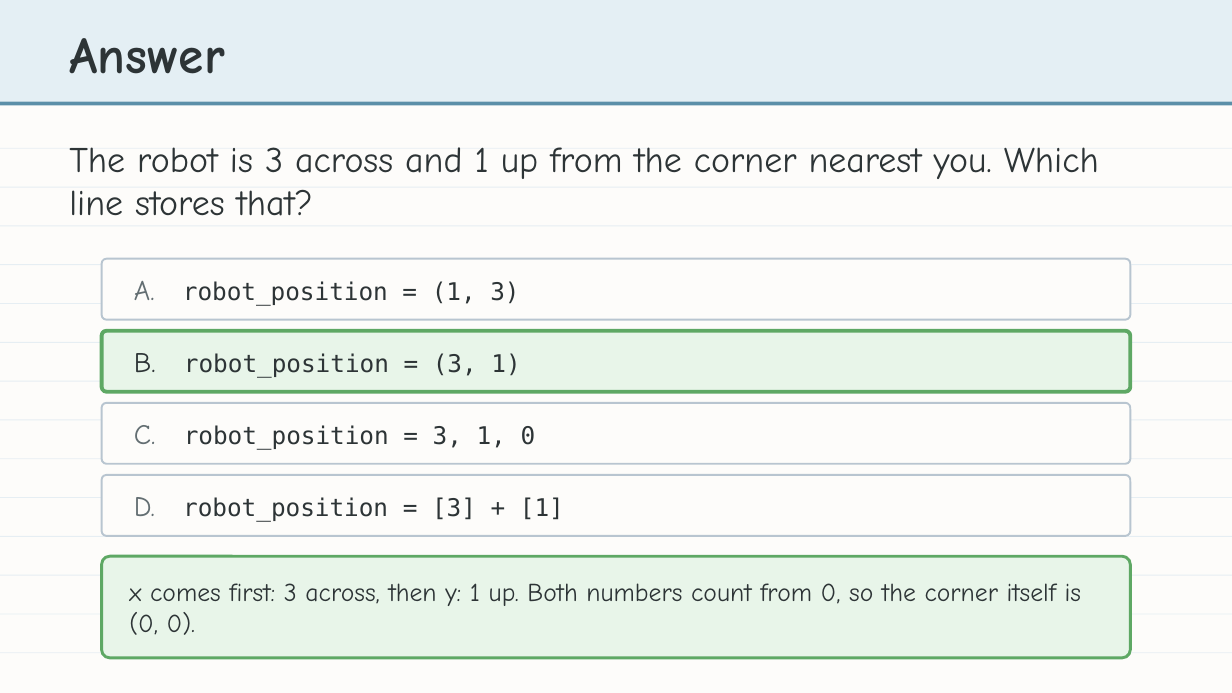
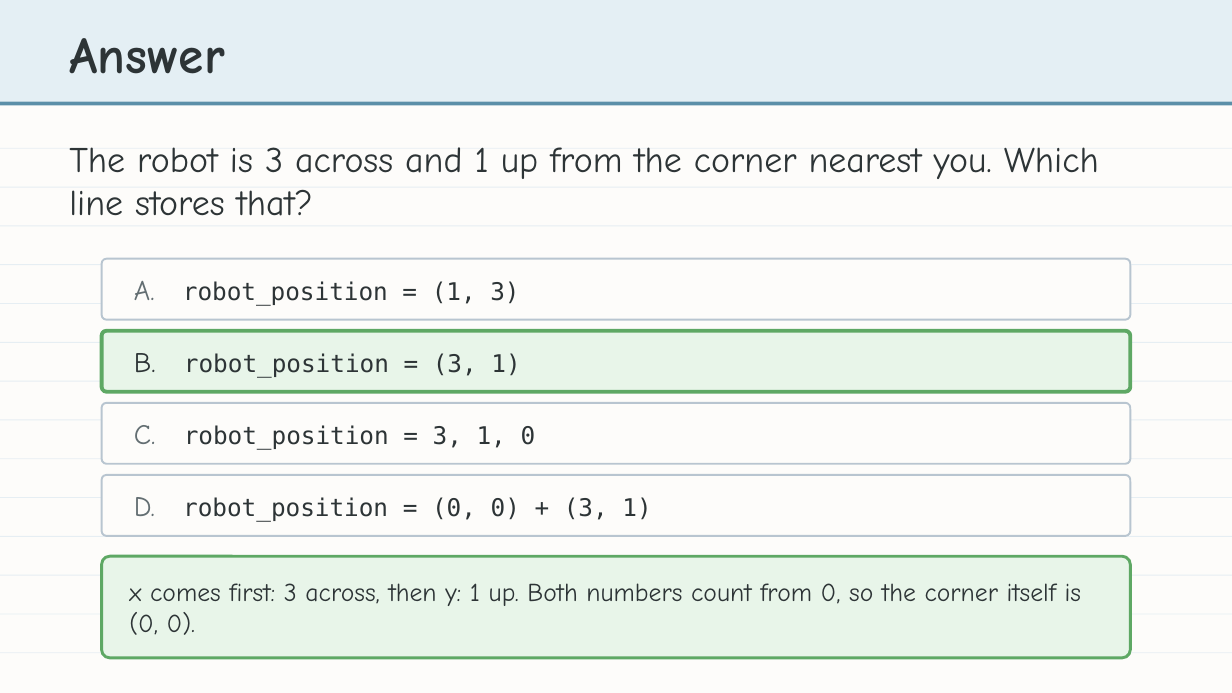
Before and after one commit to bradamiller/LearningPython, a slide deck: slide 9 of static/slides/module-04-manhattan/module-4-lesson-01-the-main-program.pptx. Drawn at 1232x693 pixels with LibreOffice and Linux fonts; fonts in the diff are those of the drawing. Boxes give left, top, right and bottom in pixels: in the first picture for what was removed or moved away, otherwise in the second. Text is boxed around its words. In the diff, an @@ line names an element or a change of style, - is before the commit and + after.

```diff
--- a/static/slides/module-04-manhattan/module-4-lesson-01-the-main-program.pptx
+++ b/static/slides/module-04-manhattan/module-4-lesson-01-the-main-program.pptx
@@ text at <box>134,497,651,522</box>: text changed @@
-D. robot_position = [3] + [1]
+D. robot_position = (0, 0) + (3, 1)
```
Also in this commit, not shown: 16 other slides changed, 10 slides added, 5 other files.
